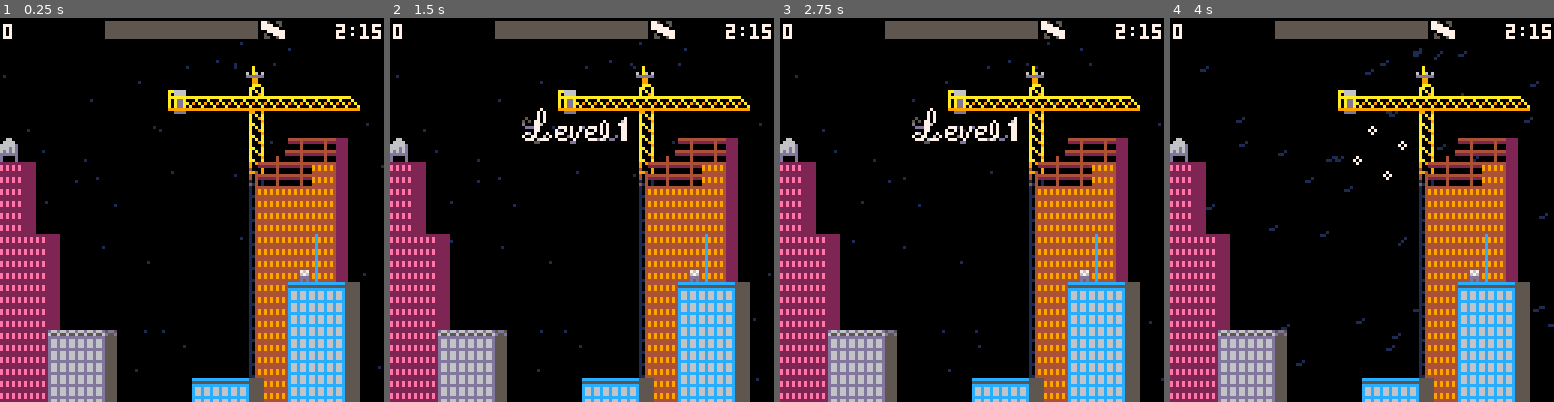
Above: before the commit, frames 1-4 (left to right).
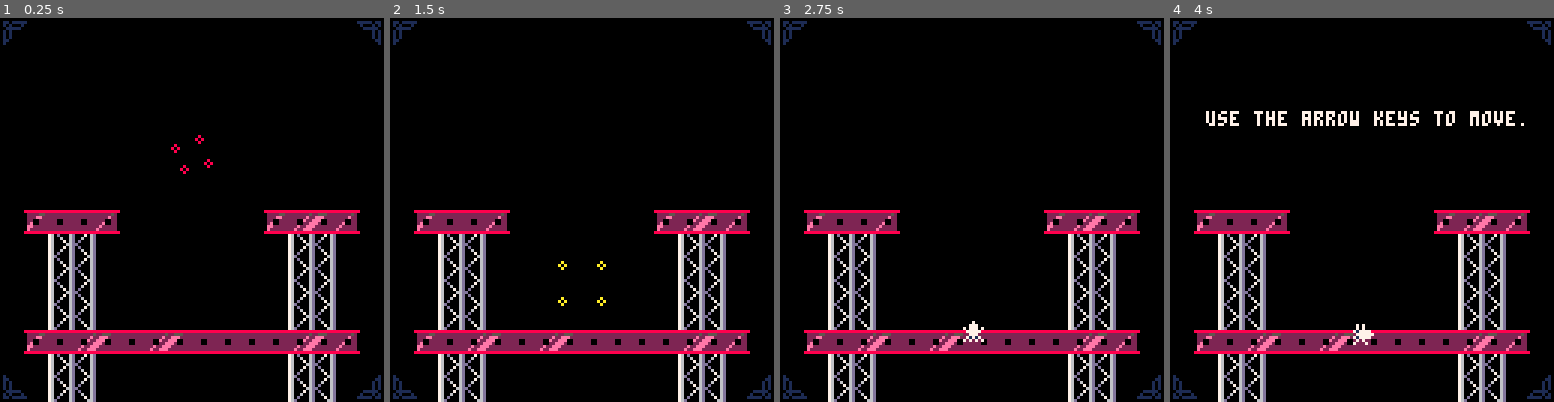
Above: after the commit, the same moments.

Repository: aylanonsense/8-legs-to-love
Game: PICO-8 cartridge spider.p8
Same seed, same stepped clock (60 frames per second), same inputs: the game is played once before the commit and once after it.
Inputs:
- Up to frame 1 (0.25 s): no input
- Up to frame 2 (1.5 s): tap O (Z key) at 0.7 s
- Up to frame 3 (2.75 s): hold Right 1.6-2.1 s; tap O (Z key) at 1.7, 2.1, 2.5 s; hold Up 2.15-2.42 s; hold Right from 2.47 s (still down)
- Up to frame 4 (4 s): tap O (Z key) at 2.9, 3.3, 3.7 s; release Right at 3.03 s; hold Left 3.08-3.58 s; hold Down 3.63-3.97 s

The runs differ from the first frame. In frame 1, 37% of the frame differs, in the area x 0-100%, y 0-100%; in frame 2, 38%; in frame 3, 38%; in frame 4, 39%.

Commit message:
Adding a tutorial and some other changes I am sure

Diff:
--- a/spider.p8
+++ b/spider.p8
@@ -28,6 +28,7 @@
 local wind_dir
 local wind_x
 local wind_y
+local debug_text
 
 
 -- constants
@@ -41,14 +42,28 @@
 	-- {30,35,"construction","  0y     c    wy  wy     k    wy  wy     i    wy  wy   +...+  wyssoqsu.+*+*+.mso  wy...+.+*+..wy  wy.+++*+.++.wy  wy.+*.*++*+.wy  wy.+*.**.*+.0y  wy.+.*+.**+.wy  wy.++*+**++.wyg wy..+++++...wyoqssu  ...  msoq  wy          wyaawybbaabbaa awy","platforms"},
 	-- {64,20,"space"," b   b a 8   a  b  a 6 +..a78  b @da..b*++.a.6    .++.a..b.+. 9 a +*b.gefh..* a   *+.i#(#^j...  9 ++bk%#-)n.2  a  .a.m$)[%l.b.   a.4.o^-][p.+*b   +. .qsura..  b b .a. ..b.+.6  a w{y.+*++*+  a   ;:{ b+.+ a      1<0   a bc!  ba a   b         ","space",true},
 	{97,72,"city","                          e            gkkikkkm    . +. . o     c. .*+.++.oawwu %u.+*+.*+.qww(u %u ++*.++ s(((u %u..+.**+.s(((u %%u .*+*+ s((-u %%u.+**+..s([-u %%u ++.*+.s(768 %%u. .+*+.s(@!# %%zy0.+*. s(@!# %%324.+...s(@!# %%324   768(@!# ","wind"},
-	{21,45,"cave","rssqvsqarqvssupaaqqaql  kprssvn  kl kh. ih kqql  mn.if..gf.ijkl  kl.gh..ef.ghmn  in.gf..cd.gfkl  ml.ef..  .efml  kn.ef.+...cdkj  il.ef.+++.  ih  gj.cd.+*++..gf  gh.  .+**++.ef  gh....+***+.cd  cd.++++++++.        .....                      ",nil},
 }
+local tutorial_level={30,35,"construction",
+"                "..
+"                "..
+"                "..
+"                "..
+"                "..
+"                "..
+"                "..
+" mssu      moqu "..
+"  wy        wy  "..
+"  wy        wy  "..
+"  wy        wy  "..
+"  wy        wy  "..
+" msoqsoqssssoqu "..
+"  wy        wy  "..
+"  wy        wy  "}
 local tilesets={
 	-- base_sprite,{solid_bits}
 	city={148,{0,200, 119,119, 238,238, 247,255, 254,255, 240,255, 112,255, 238,238, 238,238, 204,204, 51,51}},
 	garden={172,{240,255, 254,255, 204,204, 204,136, 200,204, 236,255, 204,204, 255,255, 232,254, 255,63, 127,1, 200,254, 200,204, 204,204}},
 	construction={195,{0,0, 0,0, 0,255, 0,255}},
-	cave={158,{255,9, 136,136, 136,136, 204,136, 238,204, 255,239, 254,255}},
 	space={209,{0,0, 0,0, 252,255, 128,254, 200,236, 238,238, 238,238, 206,140, 239,8, 255,207, 255,63, 200,254, 49,247, 127,19, 247,127, 255,102, 238,63}},
 	bridge={236,{19,17, 127,51, 255,63, 63,0, 127,19, 238,142, 255,255, 0,240, 0,0, 0,0, 206,8}}
 }
@@ -83,7 +98,37 @@
 		frames_until_spin_web=0,
 		web_uncollision_frames=0,
 		hitstun_frames=0,
+		-- button_left=false,
+		-- button_right=false,
+		-- button_up=false,
+		-- button_down=false,
+		-- button_spin=false,
+		-- button_spin_press=false,
+		instruction_index=1,
+		frames_since_instruction=0,
 		update=function(self)
+			self.button_spin_press=false
+			self.frames_since_instruction=increment_looping_counter(self.frames_since_instruction)
+			if self.instructions then
+				if #self.instructions>self.instruction_index and self.instructions[self.instruction_index]<=self.frames_since_instruction then
+					local instruction=self.instructions[self.instruction_index+1]
+					self.button_left=(char_at(instruction,2)=="a")
+					self.button_right=(char_at(instruction,4)=="d")
+					self.button_up=(char_at(instruction,1)=="w")
+					self.button_down=(char_at(instruction,3)=="s")
+					self.button_spin=(char_at(instruction,5)=="z")
+					self.button_spin_press=(char_at(instruction,6)=="+")
+					self.instruction_index+=2
+					self.frames_since_instruction=0
+				end
+			else
+				self.button_left=btn(0)
+				self.button_right=btn(1)
+				self.button_up=btn(2)
+				self.button_down=btn(3)
+				self.button_spin=btn(4)
+				self.button_spin_press=btnp(4)
+			end
 			-- decrement counters
 			decrement_counter_prop(self,"web_uncollision_frames")
 			decrement_counter_prop(self,"hitstun_frames")
@@ -115,7 +160,7 @@
 					self.x+=self.moving_platform.vx
 					self.y+=self.moving_platform.vy
 				end
-				self.vx,self.vy=(btn(1) and 1 or 0)-(btn(0) and 1 or 0),(btn(3) and 1 or 0)-(btn(2) and 1 or 0)
+				self.vx,self.vy=(self.button_right and 1 or 0)-(self.button_left and 1 or 0),(self.button_down and 1 or 0)-(self.button_up and 1 or 0)
 				-- make sure the spider doesn't move faster when moving diagonally
 				if self.vx!=0 and self.vy!=0 then
 					self.vx*=0.7
@@ -145,7 +190,7 @@
 				self:finish_spinning_web()
 			end
 			-- the spider places a spun web when z is pressed
-			if self.is_placing_web and btnp(4) then
+			if self.is_placing_web and self.button_spin_press then
 				local web_point=self:spin_web_point(true,false,true)
 				self.spun_strand.from,self.is_placing_web,self.spun_strand=web_point -- ,false,nil
 				if web_point.is_in_freefall and not web_point.has_been_anchored and speed>0.8 then
@@ -153,7 +198,7 @@
 				end
 				self:finish_spinning_web()
 			-- the spider starts spinning web when z is pressed
-			elseif not self.is_spinning_web and btnp(4) and self.webbing>0 then
+			elseif not self.is_spinning_web and self.button_spin_press and self.webbing>0 then
 				self.is_spinning_web,self.frames_until_spin_web,self.length_of_spun_web=true,0,0
 				local web_point=self:spin_web_point(true,true,false)
 				self.spun_strand=create_entity("web_strand",{from=self,to=web_point})
@@ -165,7 +210,7 @@
 				-- play spinning sound
 				sfx(3,1)
 			-- the spider stops spinning web when z is no longer held or it's been spinning for too long
-			elseif self.is_spinning_web and not btn(4) then
+			elseif self.is_spinning_web and not self.button_spin then
 				self.is_placing_web,self.is_spinning_web=true -- ,false
 				-- stop spinning sound
 				sfx(-1,1)
@@ -304,7 +349,7 @@
 			circ(x+c,y-s,1)
 		end,
 		on_death=function(self)
-			spider=create_entity("spider",extract_props(self,{"x","y","respawn_x","respawn_y"}))
+			spider=create_entity("spider",extract_props(self,{"x","y","respawn_x","respawn_y","instructions"}))
 		end
 	},
 	web_point={
@@ -447,10 +492,8 @@
 			local species_name=self.species_name
 			local web_point,square_dist=calc_closest_web_point(self.x,self.y,true) -- could be costly to always do
 			if self.is_catchable and web_point and square_dist<64 then
-				self.frames_until_escape,self.caught_web_point,web_point.caught_bug,self.is_catchable=135,web_point,self
-				if species_name=="firefly" then
-					self.frames_until_escape=140
-				elseif species_name=="dragonfly" then
+				self.frames_until_escape,self.caught_web_point,web_point.caught_bug,self.is_catchable=175,web_point,self
+				if species_name=="dragonfly" then
 					self.frames_until_escape*=2
 				end
 			end
@@ -729,14 +772,35 @@
 			local tail_mult=(self.vx*self.vx+self.vy*self.vy<0.2 and 0 or 1.5)
 			line(self.x,self.y,self.x-self.vx*tail_mult,self.y-self.vy*tail_mult,1)
 		end
-	}
+	},
+	speech_box={
+		x=8,
+		y=14,
+		characters_per_line=28,
+		characters_shown=0,
+		frames_fully_shown=0,
+		update=function(self)
+			self.characters_shown=min(self.characters_shown+1,#self.text)
+			if self.characters_shown>=#self.text then
+				self.frames_fully_shown=increment_looping_counter(self.frames_fully_shown)
+			end
+		end,
+		draw=function(self)
+			local c,r=self.characters_per_line -- ,nil
+			for r=0,3 do
+				local text=sub(self.text,c*r+r+1,min(self.characters_shown,c*r+r+c))
+				print(text,self.x,self.y+9*r,7)
+			end
+		end
+	},
 }
 
 
 -- main functions
 function _init()
 	init_scene("title")
-	init_scene("game")
+	init_scene("tutorial")
+	-- init_scene("game")
 end
 
 -- local frame_skip=0
@@ -800,6 +864,10 @@
 	-- print("entities: "..#entities,2,110)
 	-- print("memory:   "..flr(stat(0)*(100/1024)).."%",2,116)
 	-- print("cpu:      "..flr(100*stat(1)).."%",2,122)
+	if debug_text then
+		rectfill(0,121,4*#debug_text,128,0)
+		print(debug_text,1,122,8)
+	end
 end
 
 
@@ -815,11 +883,7 @@
 end
 
 function draw_title()
-	-- draw corners
-	spr(12,1,1)
-	spr(12,119,1,1,1,true)
-	spr(12,1,119,1,1,false,true)
-	spr(12,119,119,1,1,true,true)
+	draw_corners()
 	-- draw title
 	sspr(0,0,48,32,40,32)
 	line(73,64,73,80,7)
@@ -830,13 +894,118 @@
 end
 
 
+-- tutorial functions
+function init_tutorial()
+	-- reset entities, tiles, and variables
+	init_simulation()
+	-- load the tutorial level
+	level=tutorial_level
+	load_tiles(level[4],level[3])
+	-- make schtuff
+	create_entity("spider_respawn",{
+		x=64,
+		y=30,
+		respawn_x=64,
+		respawn_y=97,
+		instructions={
+			60,
+			-- move with arrow keys
+			" a    ",20,
+			"   d  ",40,
+			" a    ",20,
+			"      ",20,
+			-- walk up pillar
+			" a    ",35,
+			"wa    ",10,
+			"w     ",30,
+			"   d  ",10,
+			"      ",90,
+			-- spin web
+			"    z+",40,
+			"      ",90,
+			-- jump to next pillar
+			"   d  ",72,
+			"w  d  ",10,
+			"w     ",30,
+			" a    ",10,
+			"      ",90,
+			-- place end of web
+			"     +",10,
+			"   d  ",10,
+			"      ",250,
+			-- eat bug
+			" a    ",45,
+			"      ",60,
+			-- make a web
+			"  s z+",25,
+			"   d  ",35,
+			"wa   +",45,
+			" as z+",19,
+			"      ",9,
+			"w  d +",31,
+			"  s   ",1,
+			"      "
+		}
+	})
+end
+
+function update_tutorial()
+	-- update all the entities and whatnot
+	update_simulation()
+	if scene_frame==60 then
+		create_entity("speech_box",{
+			text="                            / use the arrow keys to move./",
+			frames_to_death=200
+		})
+	elseif scene_frame==320 then
+		create_entity("speech_box",{
+			text="     hold z to spin web.    /    the longer it's held,   /    the longer the strand.  ",
+			frames_to_death=250
+		})
+	elseif scene_frame==670 then
+		create_entity("speech_box",{
+			text="       tap z again to       /    place the other end     /        of the web.         ",
+			frames_to_death=170
+		})
+	elseif scene_frame==870 then
+		create_entity("speech_box",{
+			text="     catch bugs in your     /     web, then eat them     /      to gain points.       ",
+			frames_to_death=200
+		})
+	elseif scene_frame==920 then
+		create_entity("bug_spawn_flash",{
+			frames_to_death=15,
+			species=1, -- fly
+			x=64,
+			y=56
+		})
+	elseif scene_frame==1120 then
+		create_entity("speech_box",{
+			text="      build a nice web,     /    eat some tasty bugs,    /        and have fun!       "
+		})
+	elseif scene_frame==1350 then
+		transition_to_scene("title")
+	end
+end
+
+function draw_tutorial()
+	draw_corners()
+	camera(0,-8)
+	-- draw the entities and tiles
+	draw_simulation()
+	-- local s="use the arrow keys to move"
+	-- local s="hold z to spin a strand of web. the longer you hold, the longer the strand"
+	-- color(7)
+	-- print(s,64-2*#s,10)
+end
+
 -- game functions
 function init_game()
 	local i
-	-- reset simulation
-	level,score,bugs_eaten,timer,frames_until_spawn_bug,spawns_until_pause=levels[level_num],0,0,140,0,3
-	entities,new_entities,web_points,web_strands,moving_platforms,spider={},{},{},{},{} -- ,nil`
-	-- reset and load tiles
+	-- reset entities, tiles, and variables
+	init_simulation()
+	level,timer,frames_until_spawn_bug,spawns_until_pause=levels[level_num],140,0,3
+	-- load the level
 	load_tiles(level[4],level[3])
 	-- create entities
 	create_entity("level_intro",{respawn_x=level[1],respawn_y=level[2]})
@@ -844,7 +1013,7 @@
 	if level[5]=="platforms" then
 		create_entity("moving_platform",{x=52,y=32})
 	elseif level[5]=="wind" then
-		wind_frames,wind_dir,wind_x,wind_y=100,1,0,0
+		wind_frames,wind_dir,wind_x,wind_y=300,1,0,0
 		for i=1,50 do
 			create_entity("wind_particle",{
 				x=rnd_int(0,128),
@@ -913,6 +1082,99 @@
 			end
 		end
 	end
+	-- update all the entities and whatnot
+	update_simulation()
+end
+
+function draw_game()
+	camera(0,-8)
+	-- draw the entities and tiles
+	draw_simulation()
+	-- draw ui
+	camera()
+	rectfill(0,0,127,7,0)
+	-- draw webbing meter
+	color(spider and spider.is_spinning_web and 7 or 5)
+	rectfill(35,2,35+50*(spider and spider.webbing/spider.max_webbing or 1),5)
+	-- end
+	rect(35,1,85,6)
+	spr(62,87,0)
+	-- draw timer
+	if timer<=5 and scene_frame%30<=20 then
+		color(8)
+	else
+		color(7)
+	end
+	local t=min(timer,135)
+	print(flr(t/60)..":"..(t%60<10 and "0" or "")..t%60,112,2)
+	-- draw score
+	print(score_cumulative+score<=0 and "0" or (score_cumulative+score).."0",1,2,7)
+end
+
+
+-- scoring functions
+function init_scoring()
+	score_cumulative+=score
+end
+
+function update_scoring()
+	local final_frame=74+bugs_eaten+score
+	if scene_frame>15 and btnp(4) then
+		if scene_frame<final_frame then
+			scene_frame=final_frame
+		else
+			level_num+=1
+			transition_to_scene(level_num>#levels and "title" or "game")
+		end
+	end
+end
+
+function draw_scoring()
+	draw_corners()
+	color(7)
+	print("level complete!",35,24)
+	line(35,30,92,30)
+	local f,score_text=scene_frame-40
+	-- draw number of bugs eaten
+	local b=mid(0,f,bugs_eaten)
+	if f>0 then
+		print("bugs eaten",15,45)
+		print(b,110-4*#(""..b),45)
+	end
+	-- draw score
+	if f>bugs_eaten+20 then
+		print("score",15,45+14)
+		local s=mid(0,f-bugs_eaten-20,score)
+		score_text=s==0 and "0" or s.."0"
+		print(score_text,110-4*#score_text,45+14)
+	end
+	-- draw cumulative score
+	if f>bugs_eaten+score+40 then
+		print("total score",15,45+2*14)
+		score_text=score_cumulative==0 and "0" or score_cumulative.."0"
+		print(score_text,110-4*#score_text,45+2*14)
+	end
+	-- draw continue text
+	if f>bugs_eaten+score+60 then
+		if (f-bugs_eaten-score-60)%30<20 then
+			print("press z to continue",26,93,13)
+		end
+	end
+end
+
+
+-- simulation functions
+function init_simulation()
+	local i
+	-- reset some vars
+	score,bugs_eaten=0,0
+	-- reset entities
+	entities,new_entities,web_points,web_strands,moving_platforms,spider={},{},{},{},{} -- ,nil`
+	-- reset tiles
+	reset_tiles()
+end
+
+function update_simulation()
 	-- update entities
 	foreach(entities,function(entity)
 		-- call the entity's update function
@@ -936,8 +1198,7 @@
 	end)
 end
 
-function draw_game()
-	camera(0,-8)
+function draw_simulation()
 	-- render layers:
 	--  1=bg effects
 	--  2=background
@@ -949,7 +1210,7 @@
 	--  7=spider
 	--  8=foreground
 	--  9=ui effects
-	local j,t,i=#entities+1,min(timer,135) -- ,nil
+	local i,j
 	-- draw background entities
 	for i=1,#entities do
 		if entities[i].render_layer>2 then
@@ -986,76 +1247,9 @@
 		end
 	end)
 	-- draw foreground entities
-	for i=j,#entities do
-		entities[i].draw(entities[i])
-	end
-	-- draw ui
-	camera()
-	rectfill(0,0,127,7,0)
-	-- draw webbing meter
-	color(spider and spider.is_spinning_web and 7 or 5)
-	rectfill(35,2,35+50*(spider and spider.webbing/spider.max_webbing or 1),5)
-	-- end
-	rect(35,1,85,6)
-	spr(62,87,0)
-	-- draw timer
-	if timer<=5 and scene_frame%30<=20 then
-		color(8)
-	else
-		color(7)
-	end
-	print(flr(t/60)..":"..(t%60<10 and "0" or "")..t%60,112,2)
-	-- draw score
-	print(score_cumulative+score<=0 and "0" or (score_cumulative+score).."0",1,2,7)
-end
-
-
--- scoring functions
-function init_scoring()
-	score_cumulative+=score
-end
-
-function update_scoring()
-	local final_frame=74+bugs_eaten+score
-	if scene_frame>15 and btnp(4) then
-		if scene_frame<final_frame then
-			scene_frame=final_frame
-		else
-			level_num+=1
-			transition_to_scene(level_num>#levels and "title" or "game")
-		end
-	end
-end
-
-function draw_scoring()
-	draw_corners()
-	color(7)
-	print("level complete!",35,24)
-	line(35,30,92,30)
-	local f,score_text=scene_frame-40
-	-- draw number of bugs eaten
-	local b=mid(0,f,bugs_eaten)
-	if f>0 then
-		print("bugs eaten",15,45)
-		print(b,110-4*#(""..b),45)
-	end
-	-- draw score
-	if f>bugs_eaten+20 then
-		print("score",15,45+14)
-		local s=mid(0,f-bugs_eaten-20,score)
-		score_text=s==0 and "0" or s.."0"
-		print(score_text,110-4*#score_text,45+14)
-	end
-	-- draw cumulative score
-	if f>bugs_eaten+score+40 then
-		print("total score",15,45+2*14)
-		score_text=score_cumulative==0 and "0" or score_cumulative.."0"
-		print(score_text,110-4*#score_text,45+2*14)
-	end
-	-- draw continue text
-	if f>bugs_eaten+score+60 then
-		if (f-bugs_eaten-score-60)%30<20 then
-			print("press z to continue",26,93,13)
+	if j then
+		for i=j,#entities do
+			entities[i].draw(entities[i])
 		end
 	end
 end
@@ -1109,13 +1303,16 @@
 
 
 -- tile functions
-function load_tiles(map,tileset_name)
-	local i,c,r
-	-- reset tiles
+function reset_tiles()
+	local i
 	tiles,level_spawn_points={},{{},{},{}}
 	for i=1,240 do
 		tiles[i]=false
 	end
+end
+
+function load_tiles(map,tileset_name)
+	local i,c,r
 	-- loop through the 2d array of symbols
 	for c=1,16 do
 		for r=1,15 do
@@ -1315,9 +1512,25 @@
 -- helper functions
 function noop() end
 
+function draw_corners()
+	-- draw corners
+	spr(12,1,1)
+	spr(12,119,1,1,1,true)
+	spr(12,1,119,1,1,false,true)
+	spr(12,119,119,1,1,true,true)
+end
+
+function char_at(s,n)
+	return sub(s,n,n)
+end
+
 function init_scene(s)
 	scene,scene_frame=s,0
 	scenes[scene][1]()
+end
+
+function debug_print(s)
+	debug_text="\"" .. s .. "\""
 end
 
 function transition_to_scene(s)
@@ -1382,10 +1595,15 @@
 	return props
 end
 
+function get_char_at(str,i)
+	-- TODO
+end
+
 
 -- set up the scenes now that the functions are defined
 scenes={
 	title={init_title,update_title,draw_title},
+	tutorial={init_tutorial,update_tutorial,draw_tutorial},
 	game={init_game,update_game,draw_game},
 	scoring={init_scoring,update_scoring,draw_scoring}
 }
Not shown, changed: 17 lines of the sprite sheet (__gfx__) section of spider.p8
